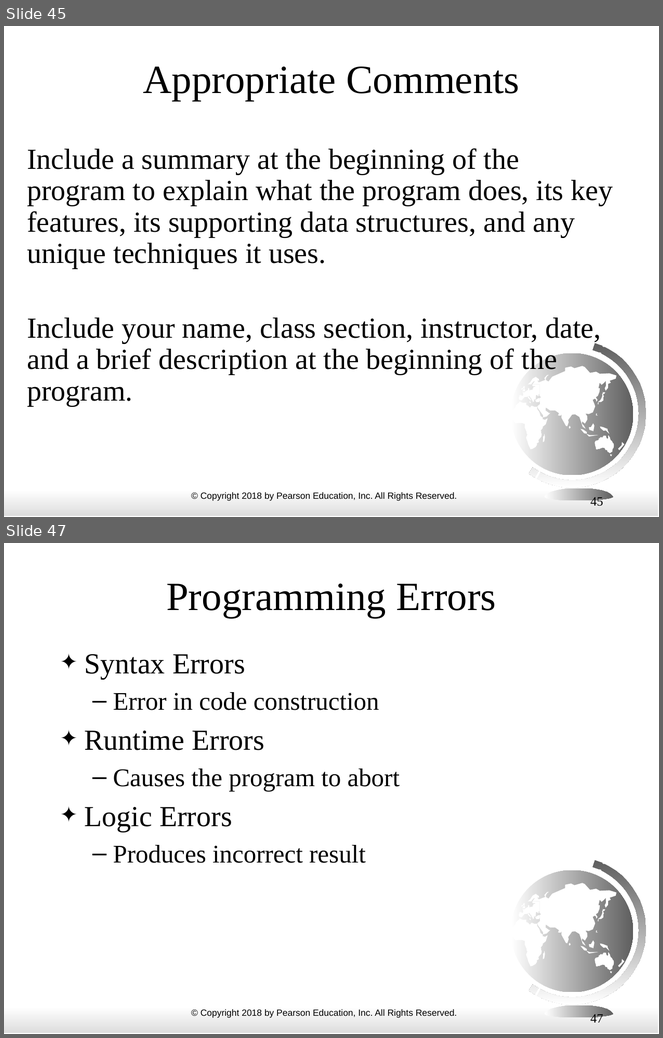
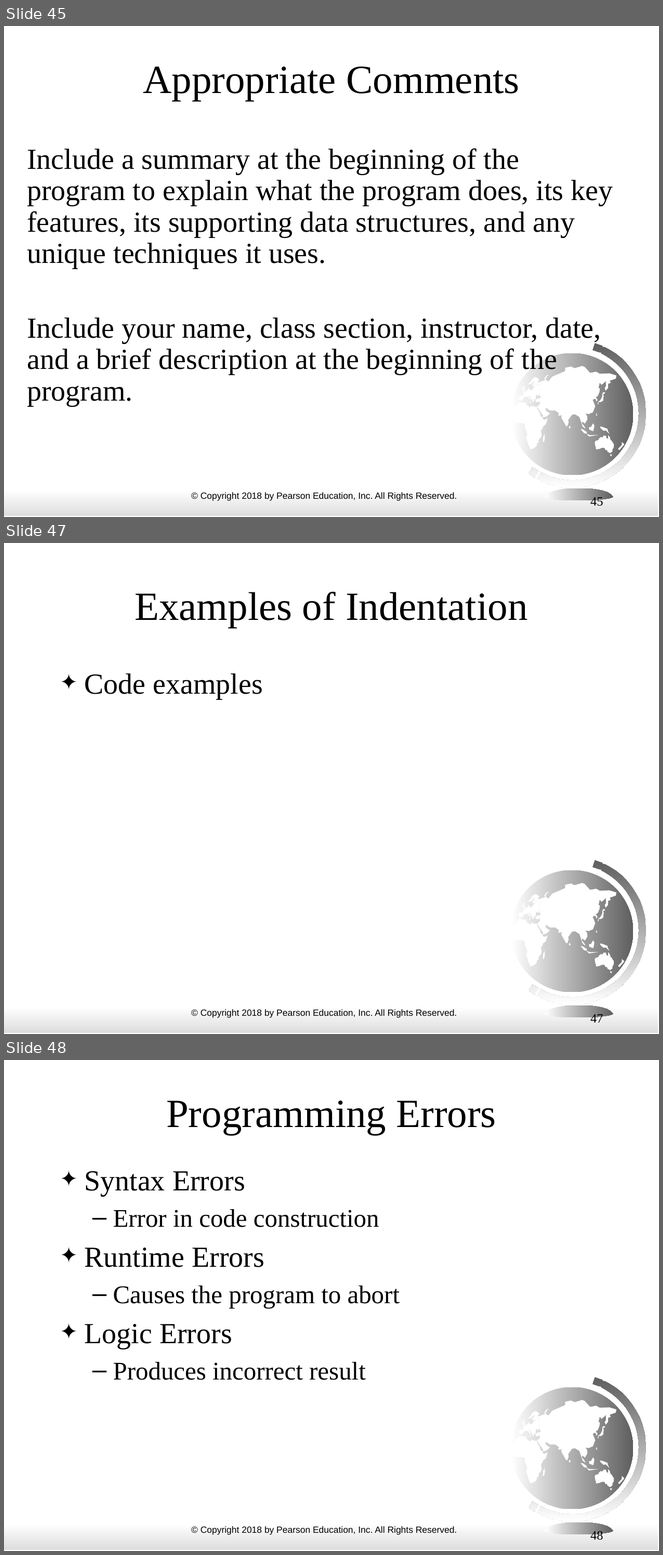
Before and after one commit to alp1991/ECE3_FALL24, a slide deck: ppt_slides/Chapter 01 Introduction.pptx. Shown one above the other, each under a label of ours: slides 45 and 47 before the commit, slides 45, 47 and 48 after it; the slides between them are not shown. The pictures are 663x1038 and 663x1555 pixels, drawn with LibreOffice and Linux fonts; fonts in the diff are those of the drawing. Boxes give left, top, right and bottom in pixels: in the first picture for what was removed or moved away, otherwise in the second. Text is boxed around its words. In the diff, an @@ line names an element or a change of style, - is before the commit and + after.

```diff
--- a/ppt_slides/Chapter 01 Introduction.pptx
+++ b/ppt_slides/Chapter 01 Introduction.pptx
@@ slide 47 added at [4,543,659,1034], background #FFFFFF; not listed: 26 template elements that a slide beside it also shows @@
@@ title added at [135,591,528,628], 44 pt, text #000000 @@
+Examples of Indentation
@@ text added at [84,674,263,700], 32 pt, text #000000 @@
+✦ Code examples
@@ page number added at [591,1014,604,1026], 14 pt, text #000000 @@
+47
@@ what was slide 47 is now slide 48 @@
@@ page number at [591,1531,604,1543]: text changed @@
-47
+48
```
Also in this commit, not shown: 3 slides changed, 3 other slides added.
